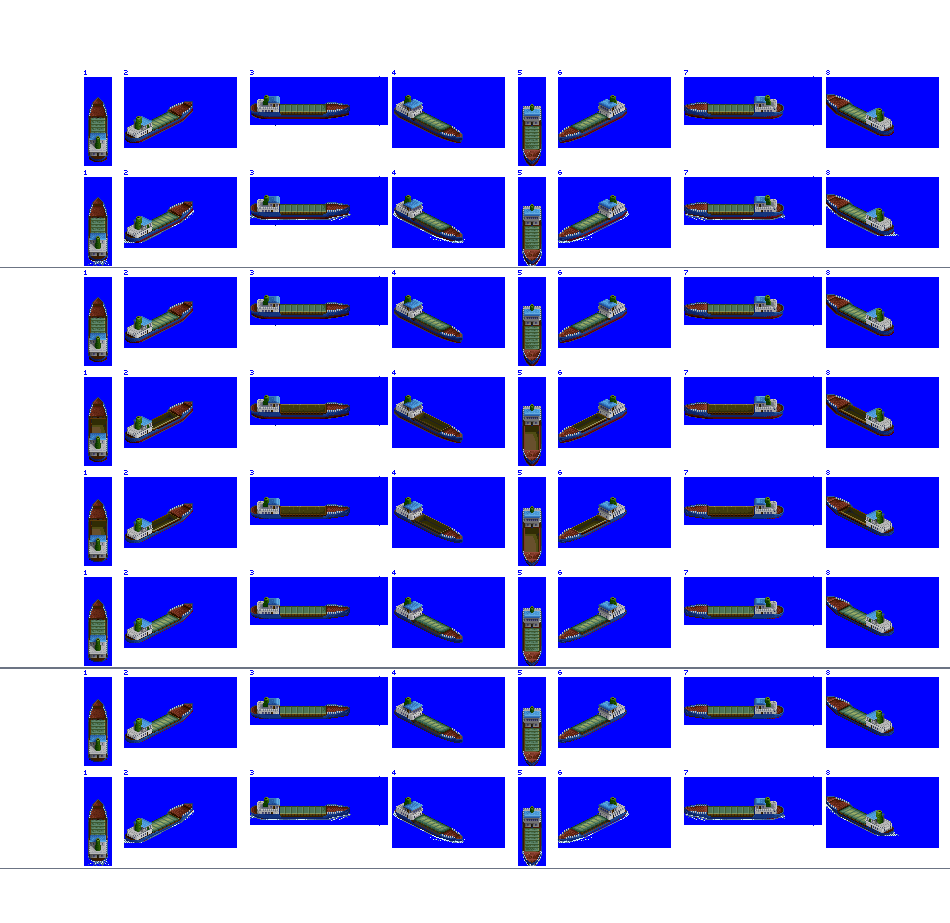
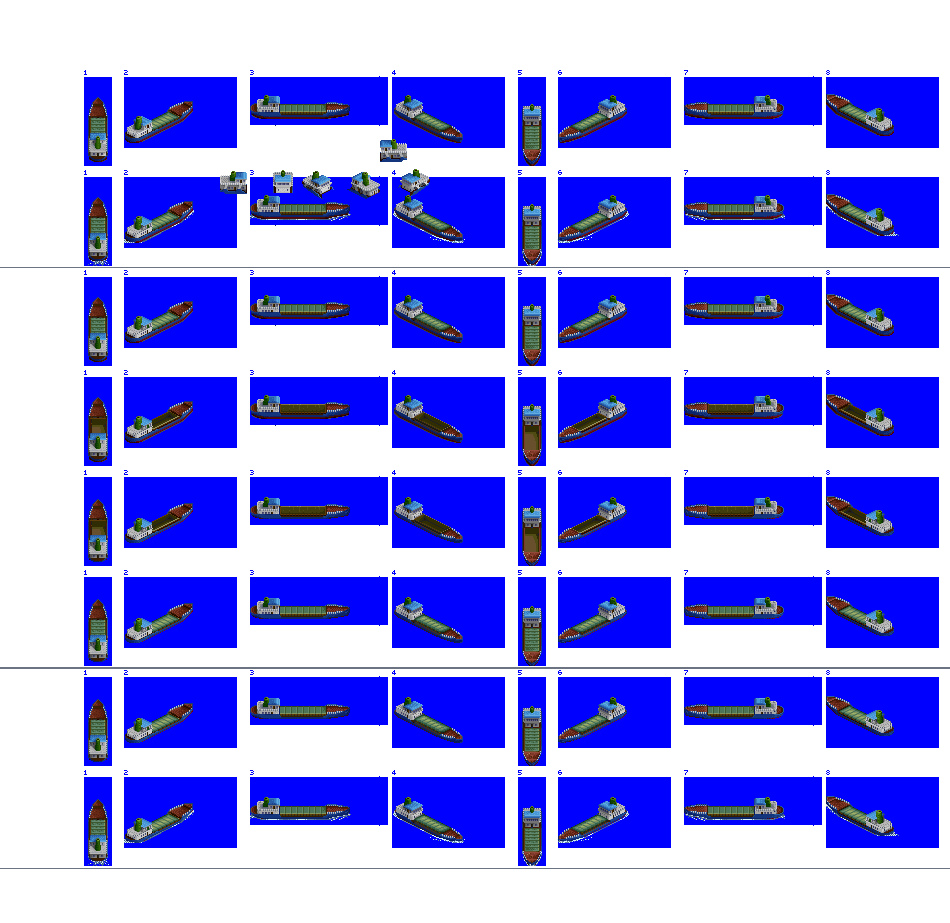
Layers edited between the first and the second 950 × 923 image:
added layer "improved house" above "freighter" over (90, 116, 430, 199)
